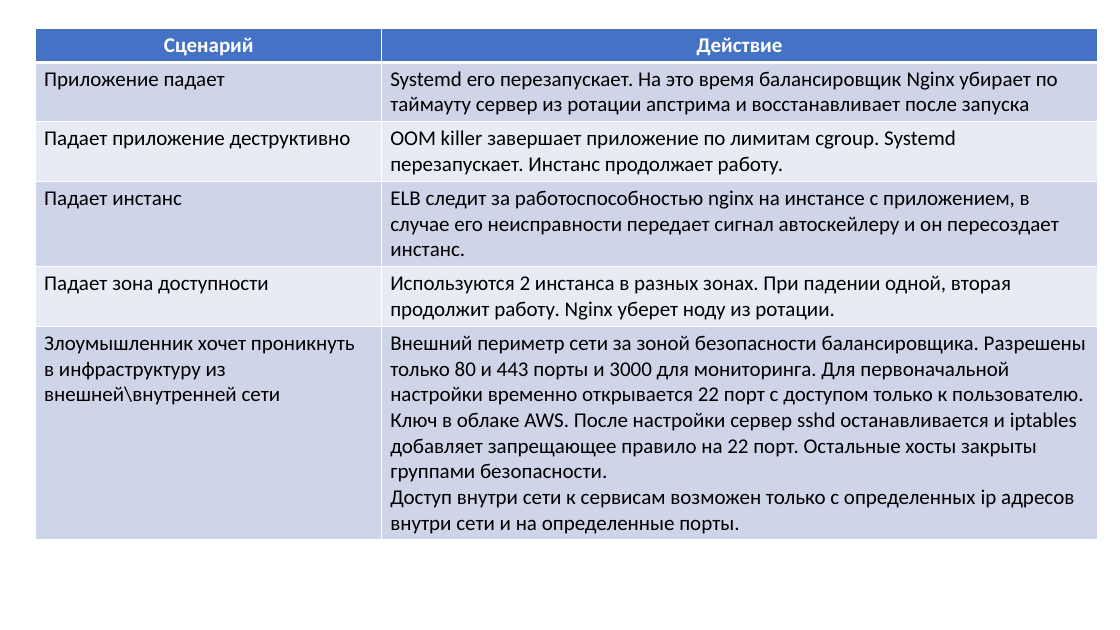
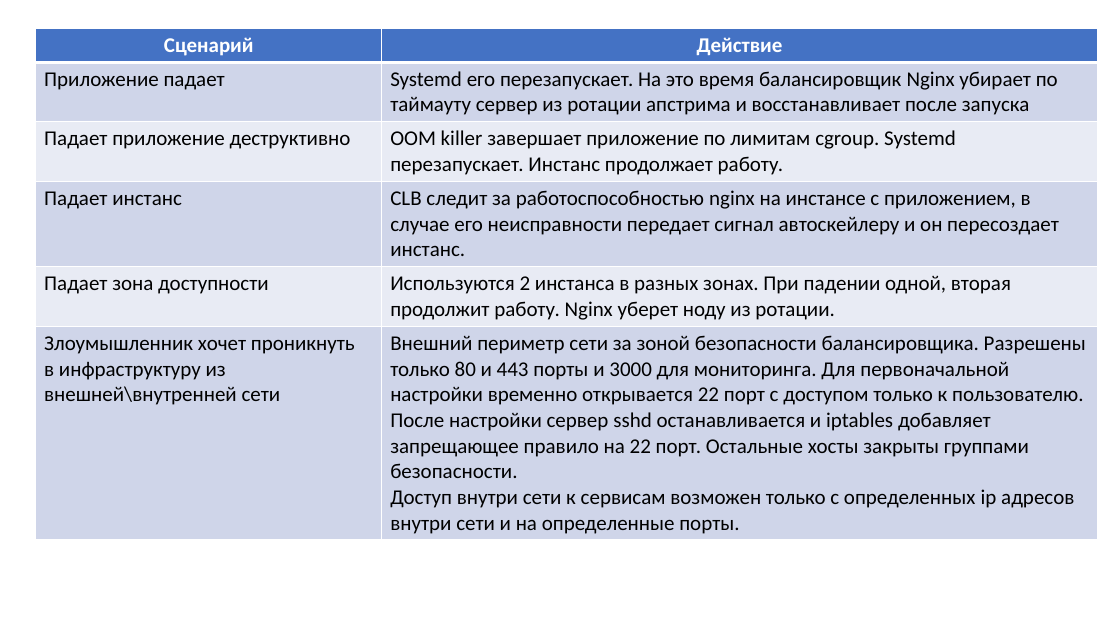
Before and after one commit to runalsh/yandex-young-devops-training, a slide deck: slide 15 of presentation.pptx. Drawn at 1120x630 pixels with LibreOffice and Linux fonts; fonts in the diff are those of the drawing. Boxes give left, top, right and bottom in pixels: in the first picture for what was removed or moved away, otherwise in the second. Text is boxed around its words. In the diff, an @@ line names an element or a change of style, - is before the commit and + after.

```diff
--- a/presentation.pptx
+++ b/presentation.pptx
@@ table at [36, 28, 1098, 538] @@
-row 4, column 2: ELB следит за работоспособностью nginx на инстансе с приложением, в случае его неисправности передает сигнал автоскейлеру и он пересоздает инстанс.
+row 4, column 2: CLB следит за работоспособностью nginx на инстансе с приложением, в случае его неисправности передает сигнал автоскейлеру и он пересоздает инстанс.
-row 6, column 2: Внешний периметр сети за зоной безопасности балансировщика. Разрешены только 80 и 443 порты и 3000 для мониторинга. Для первоначальной настройки временно открывается 22 порт с доступом только к пользователю. Ключ в облаке AWS. После настройки сервер sshd останавливается и iptables добавляет запрещающее правило на 22 порт. Остальные хосты закрыты группами безопасности. / Доступ внутри сети к сервисам возможен только с определенных ip адресов внутри сети и на определенные порты.
+row 6, column 2: Внешний периметр сети за зоной безопасности балансировщика. Разрешены только 80 и 443 порты и 3000 для мониторинга. Для первоначальной настройки временно открывается 22 порт с доступом только к пользователю. После настройки сервер sshd останавливается и iptables добавляет запрещающее правило на 22 порт. Остальные хосты закрыты группами безопасности. / Доступ внутри сети к сервисам возможен только с определенных ip адресов внутри сети и на определенные порты.
```
Also in this commit, not shown: 4 other slides changed, 1 slide removed, 3 other files.
